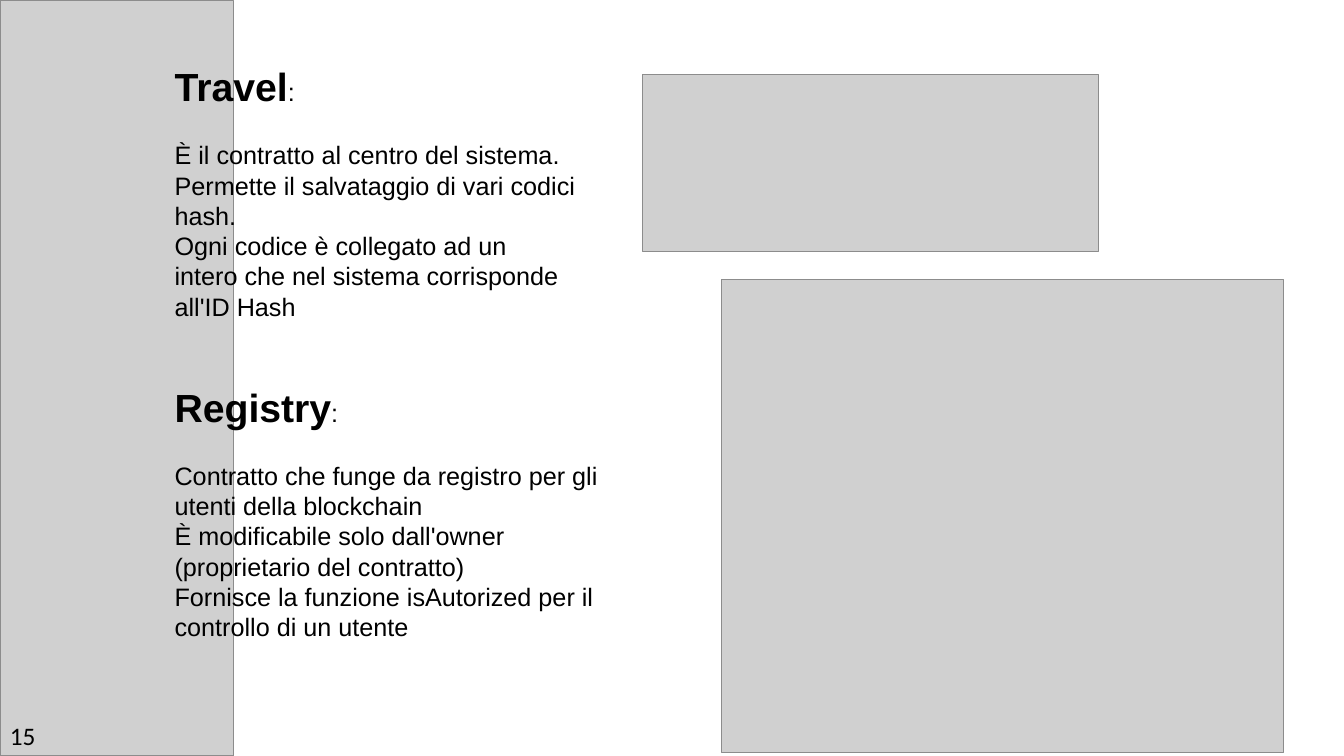
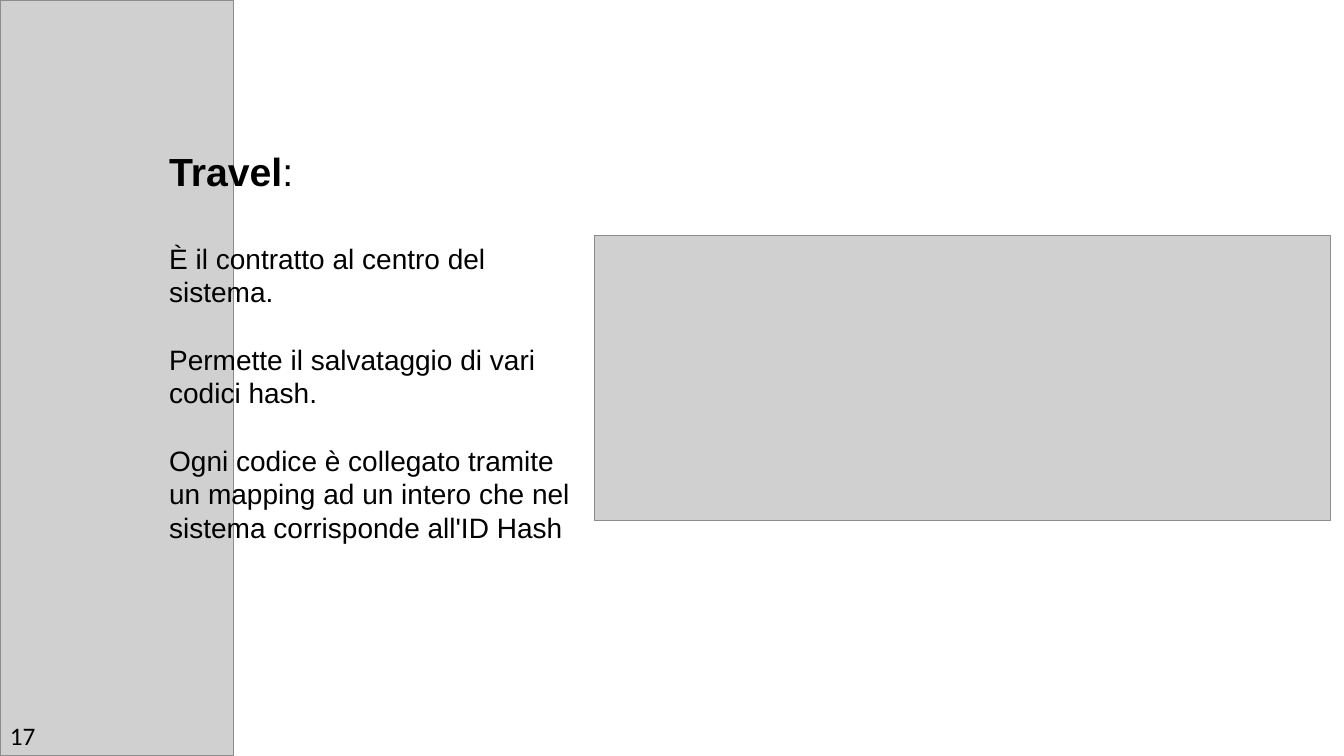
Before and after one commit to MrSecret35/Tesi_Triennale_Blockchain, a slide deck: slide 17 of presentazione_laurea/Presentazione_Laurea.pptx (slide 15 before the commit). Drawn at 1344x756 pixels with LibreOffice and Linux fonts; fonts in the diff are those of the drawing; grey boxes stand for pictures. Boxes give left, top, right and bottom in pixels: in the first picture for what was removed or moved away, otherwise in the second. Text is boxed around its words. In the diff, an @@ line names an element or a change of style, - is before the commit and + after.

```diff
--- a/presentazione_laurea/Presentazione_Laurea.pptx
+++ b/presentazione_laurea/Presentazione_Laurea.pptx
@@ text "Travel:": place and size @@
-text "Travel:" at (175,70,575,317)
+text "Travel:" at (169,155,569,543)
@@ text at (169,155,535,408): size 18 to 28 pt in "Travel:"; size 18 to 20 pt in "È il contratto al centro del sistema.", "Permette il salvataggio di vari codici hash." @@
@@ picture: place and size @@
-picture at (642,75,1098,252)
+picture at (595,235,1331,521)
@@ picture removed at (722,280,1285,753) @@
@@ text removed at (175,391,597,642) @@
-Registry:
-Contratto che funge da registro per gli utenti della blockchain
-È modificabile solo dall'owner (proprietario del contratto)
-Fornisce la funzione isAutorized per il controllo di un utente
@@ text at (169,450,569,543): text changed; size 18 to 20 pt @@
-Ogni codice è collegato ad un intero che nel sistema corrisponde all'ID Hash
+Ogni codice è collegato tramite un mapping ad un intero che nel sistema corrisponde all'ID Hash
@@ text at (10,728,36,745): text changed @@
-15
+17
```
Also in this commit, not shown: 15 other slides changed, 4 slides added, 2 slides removed, 8 other files.
